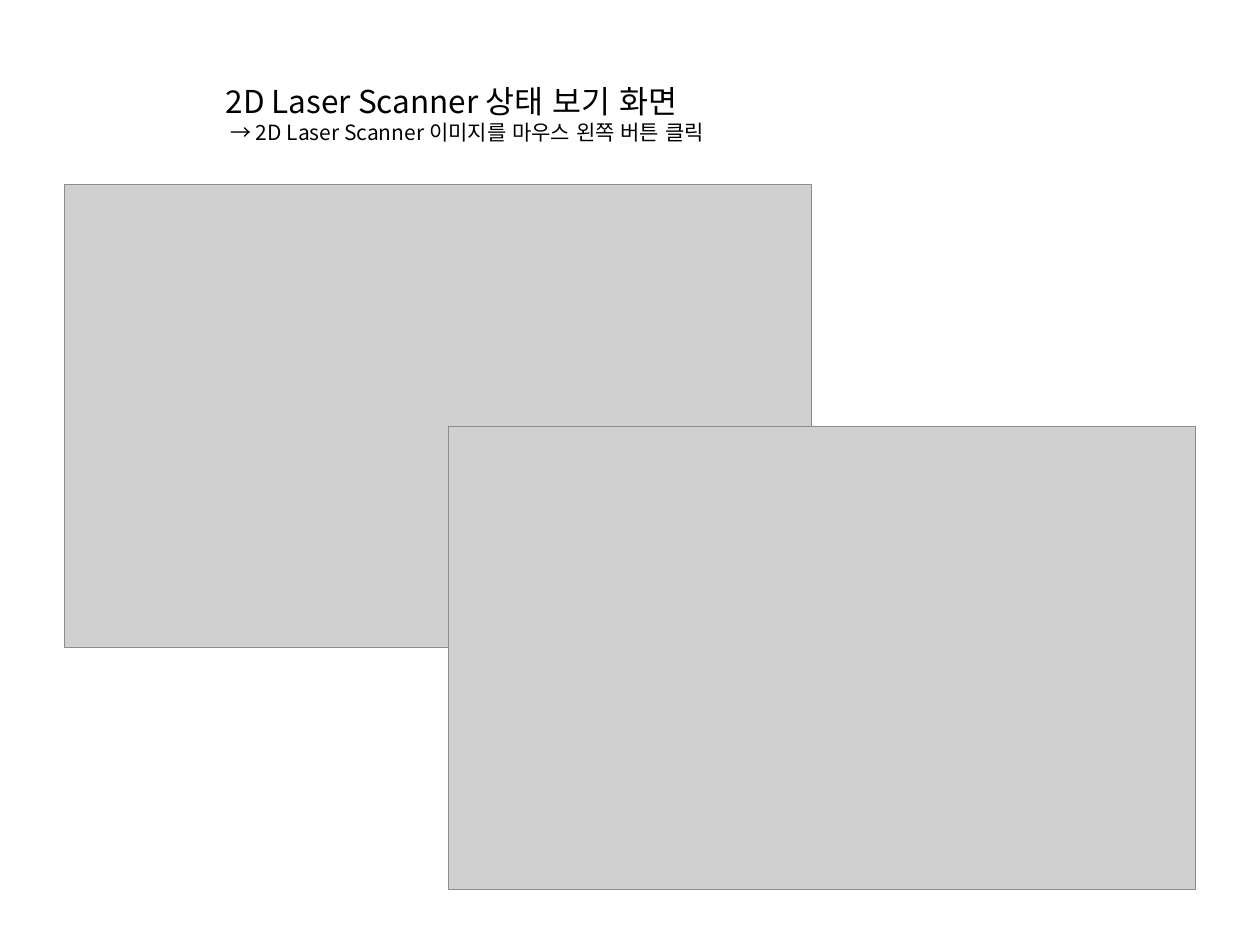
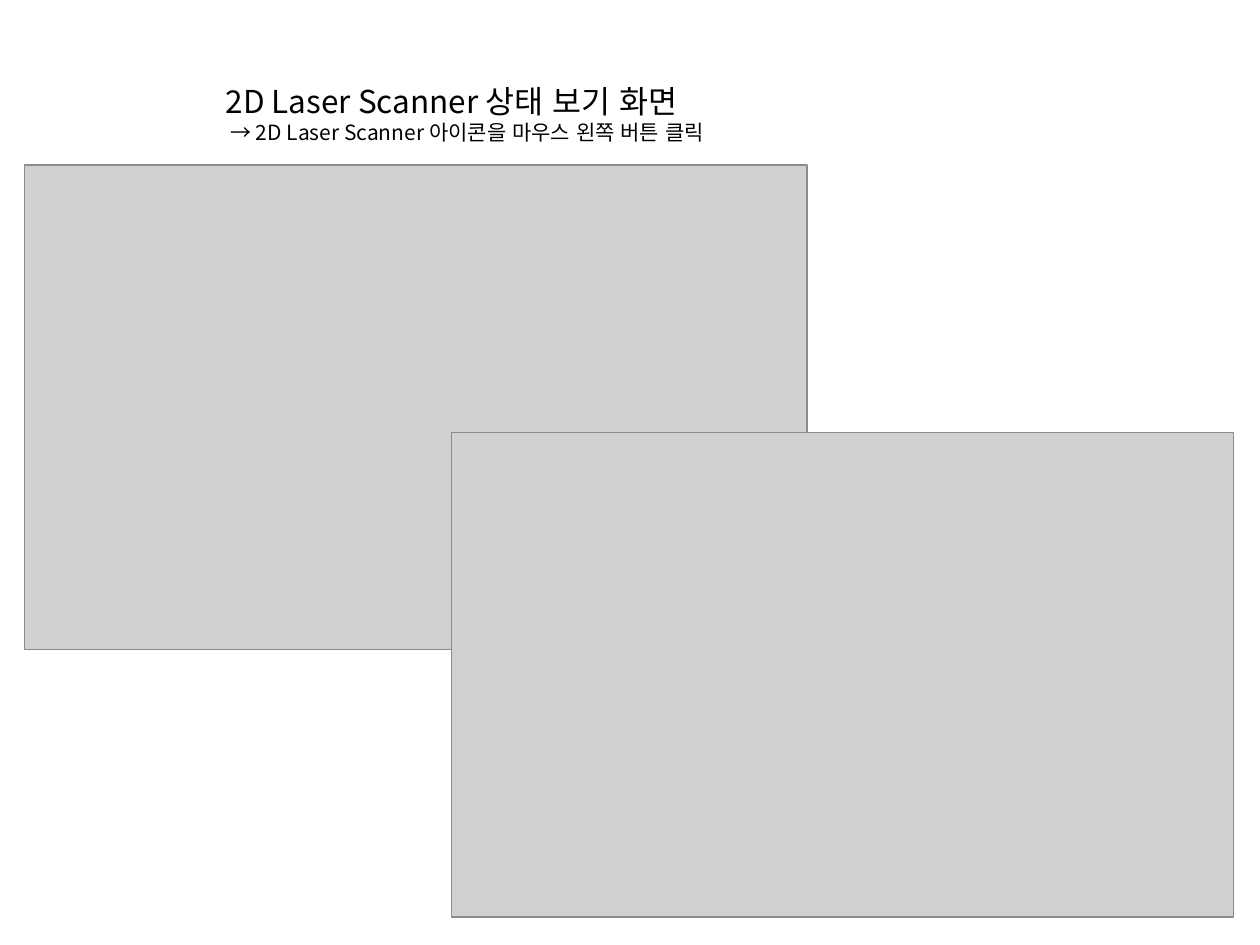
Before and after one commit to leesy24/AntiCollision_2D.application.windows32, a slide deck: slide 5 of 2D-AntiCollision Monitoring System.pptx. Drawn at 1260x945 pixels with LibreOffice and Linux fonts; fonts in the diff are those of the drawing; grey boxes stand for pictures. Boxes give left, top, right and bottom in pixels: in the first picture for what was removed or moved away, otherwise in the second. Text is boxed around its words. In the diff, an @@ line names an element or a change of style, - is before the commit and + after.

```diff
--- a/2D-AntiCollision Monitoring System.pptx
+++ b/2D-AntiCollision Monitoring System.pptx
@@ text at bbox=[256, 122, 704, 142]: text changed @@
-→ 2D Laser Scanner 이미지를 마우스 왼쪽 버튼 클릭
+→ 2D Laser Scanner 아이콘을 마우스 왼쪽 버튼 클릭
@@ picture: place and size @@
-picture at bbox=[64, 185, 811, 648]
+picture at bbox=[25, 165, 808, 649]
@@ picture: place and size @@
-picture at bbox=[449, 427, 1196, 890]
+picture at bbox=[451, 433, 1234, 917]
```
Also in this commit, not shown: 5 other slides changed.
